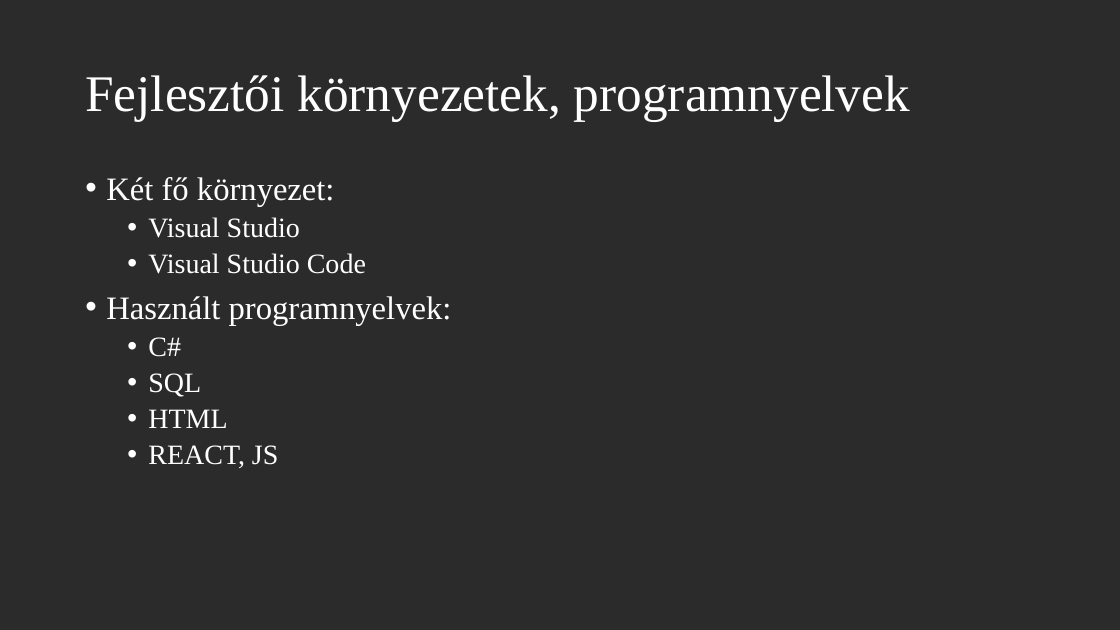
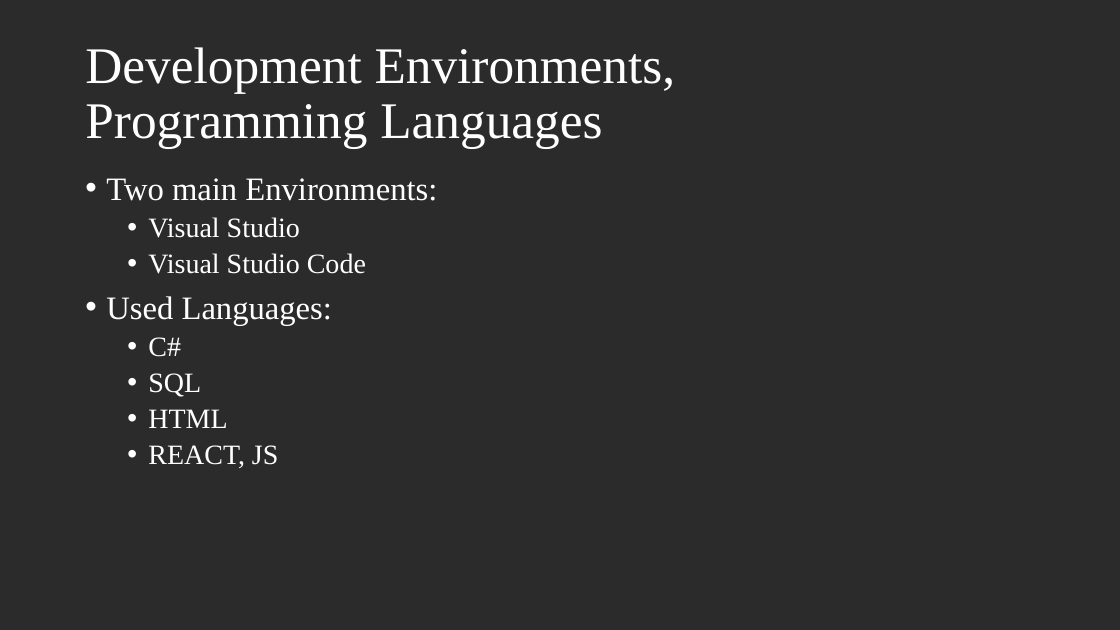
Before and after one commit to zsolti6/Erettsegizzunk, a slide deck: slide 4 of erettsegizzunk.pptx. Drawn at 1120x630 pixels with LibreOffice and Linux fonts; fonts in the diff are those of the drawing; background and template pictures are left out; a plain dark background stands for a picture behind light text. Boxes give left, top, right and bottom in pixels: in the first picture for what was removed or moved away, otherwise in the second. Text is boxed around its words. In the diff, an @@ line names an element or a change of style, - is before the commit and + after.

```diff
--- a/erettsegizzunk.pptx
+++ b/erettsegizzunk.pptx
@@ title at (85,47,676,149): text changed @@
-Fejlesztői környezetek, programnyelvek
+Development Environments, Programming Languages
@@ text at (106,178,437,201): text changed @@
-• Két fő környezet:
+• Two main Environments:
@@ text at (106,296,332,325): text changed @@
-• Használt programnyelvek:
+• Used Languages:
```
Also in this commit, not shown: 3 other slides changed, 7 slides added, 13 slides removed, 2 other files.
